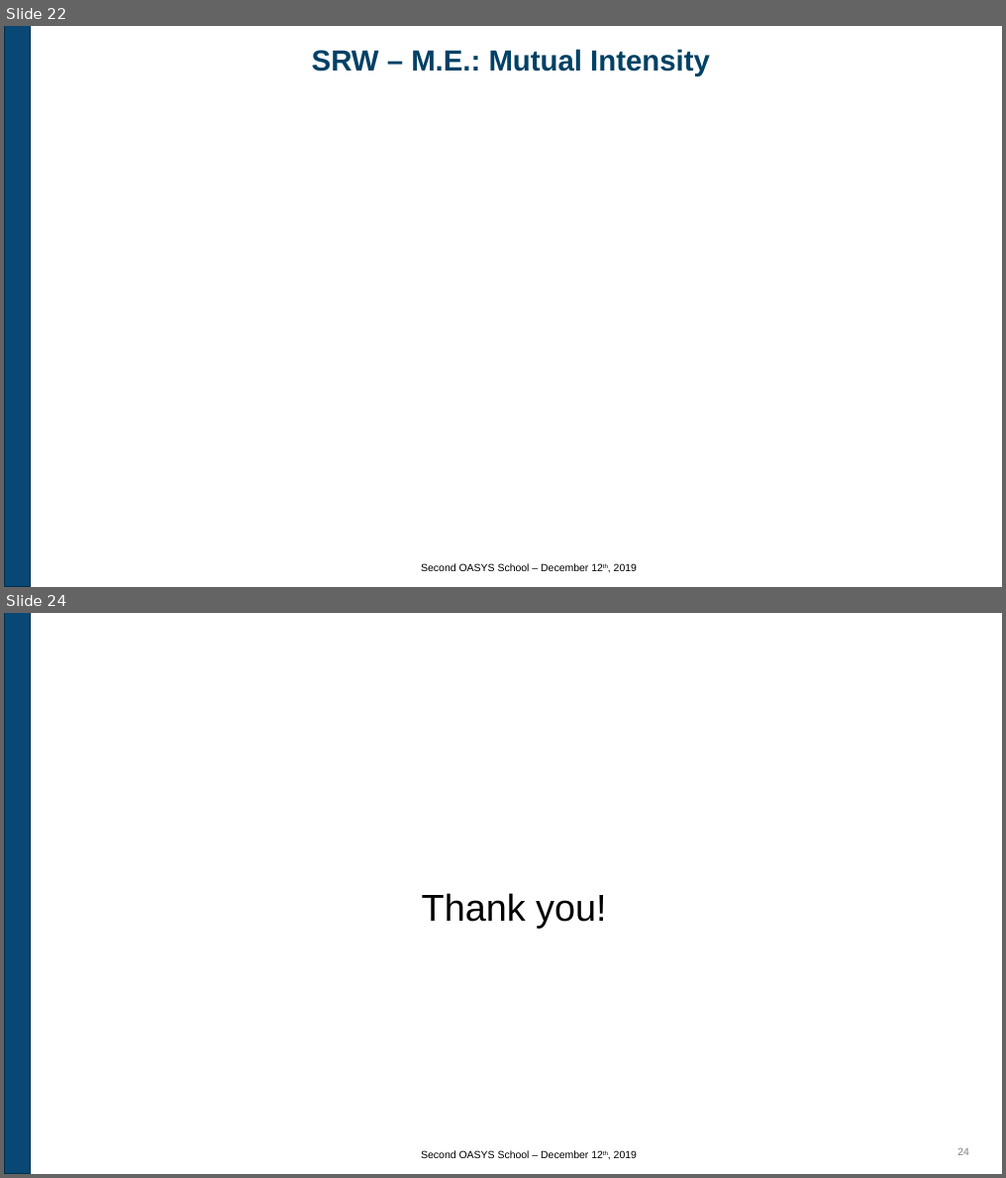
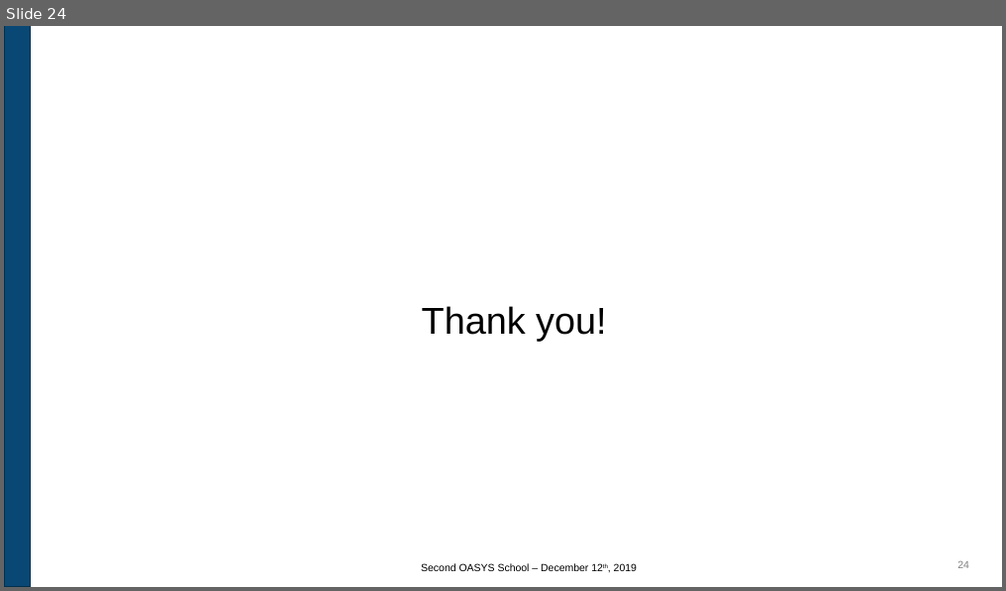
Before and after one commit to oasys-kit/oasys_school, a slide deck: second/slides/2_Introduction_to_SRW.pptx. Shown one above the other, each under a label of ours: slides 22 and 24 before the commit, slide 24 after it; the slides between them are not shown. The pictures are 1006x1178 and 1006x591 pixels, drawn with LibreOffice and Linux fonts; fonts in the diff are those of the drawing; background and template pictures are left out. Boxes give left, top, right and bottom in pixels: in the first picture for what was removed or moved away, otherwise in the second. Text is boxed around its words. In the diff, an @@ line names an element or a change of style, - is before the commit and + after.

Commit message:
Second Oasys School

```diff
--- a/second/slides/2_Introduction_to_SRW.pptx
+++ b/second/slides/2_Introduction_to_SRW.pptx
@@ slide 22 removed at <box>4,26,1002,587</box>, background #FFFFFF; not listed: 1 template element that a slide beside it also shows @@
@@ title removed at <box>312,49,710,76</box> @@
-SRW – M.E.: Mutual Intensity
@@ text removed at <box>421,564,637,571</box> @@
-Second OASYS School – December 12th, 2019
```
Also in this commit, not shown: 7 slides changed, 4 slides added, 3 other slides removed, 1 other file.
